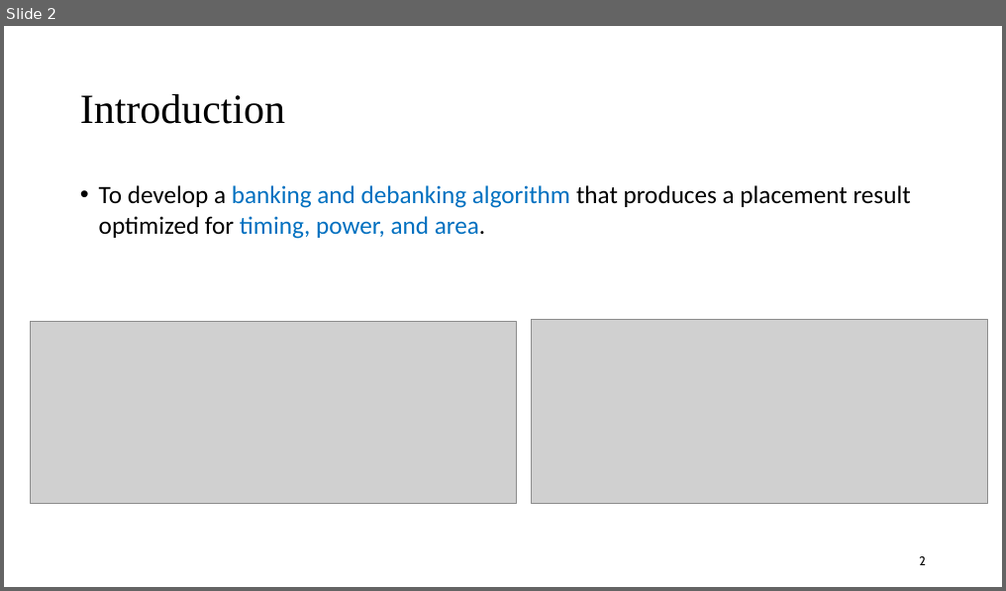
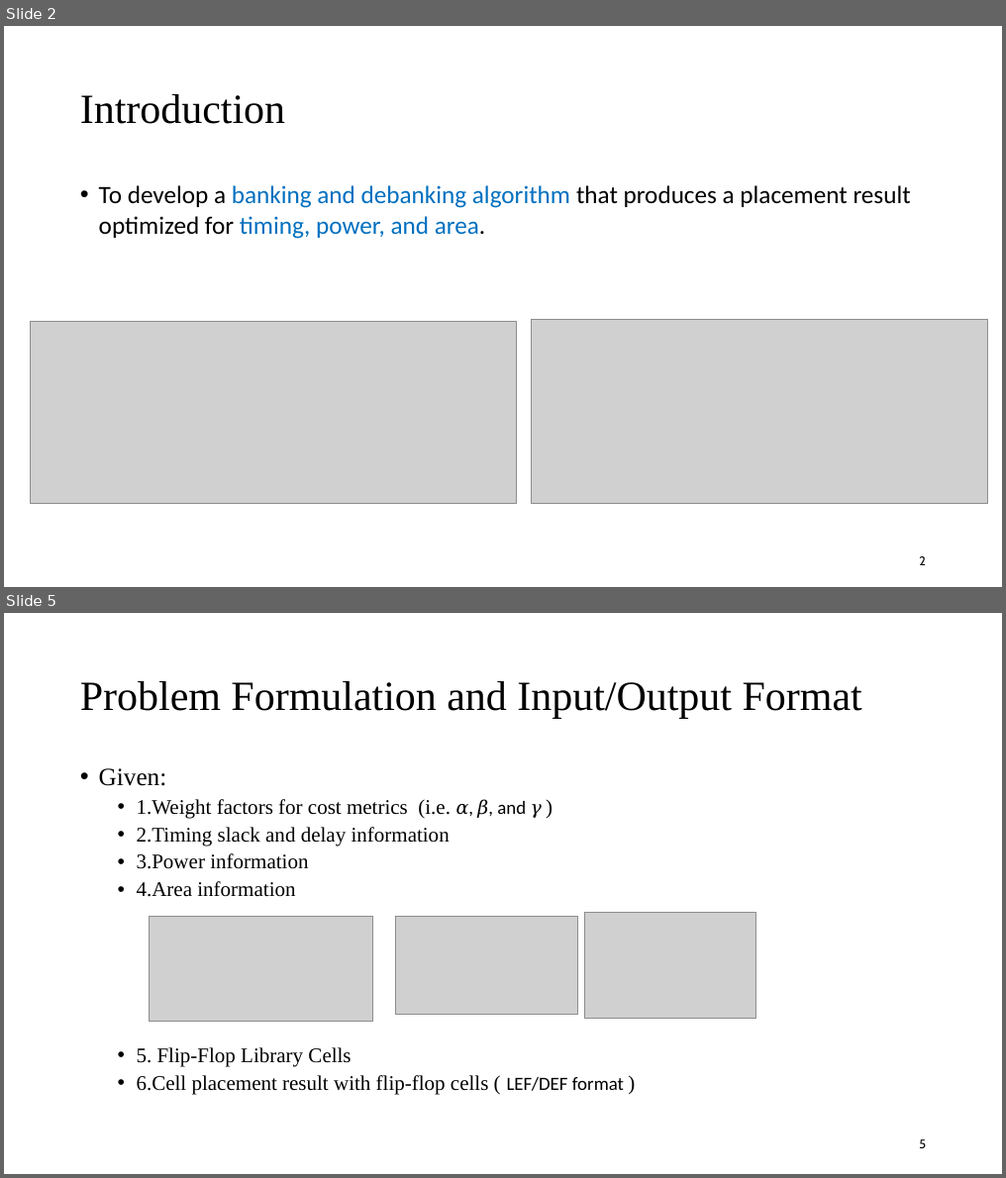
Before and after one commit to demon02130101/Lab, a slide deck: ICCAD/題目介紹.pptx. Shown one above the other, each under a label of ours: slide 2 before the commit, slides 2 and 5 after it; the slides between them are not shown. The pictures are 1006x591 and 1006x1178 pixels, drawn with LibreOffice and Linux fonts; fonts in the diff are those of the drawing; grey boxes stand for pictures. Boxes give left, top, right and bottom in pixels: in the first picture for what was removed or moved away, otherwise in the second. Text is boxed around its words. In the diff, an @@ line names an element or a change of style, - is before the commit and + after.

```diff
--- a/ICCAD/題目介紹.pptx
+++ b/ICCAD/題目介紹.pptx
@@ slide 5 added at <box>4,613,1002,1174</box>, background #FFFFFF @@
@@ title added at <box>80,681,862,718</box>, 40 pt, text #000000 @@
+Problem Formulation and Input/Output Format
@@ text added at <box>99,768,624,1095</box>, 20 pt, text #000000 @@
+• Given:
+  • 1.Weight factors for cost metrics (i.e. 𝛼, 𝛽, and 𝛾 )
+  • 2.Timing slack and delay information
+  • 3.Power information
+  • 4.Area information
+  • 5. Flip-Flop Library Cells
+  • 6.Cell placement result with flip-flop cells ( LEF/DEF format )
@@ picture added at <box>150,917,373,1023</box> @@
@@ picture added at <box>395,917,578,1014</box> @@
@@ picture added at <box>584,912,755,1019</box> @@
@@ page number added at <box>919,1140,926,1149</box>, 12 pt, text #000000 @@
+5
```
Also in this commit, not shown: 2 slides changed, 3 other slides added, 1 other file.
